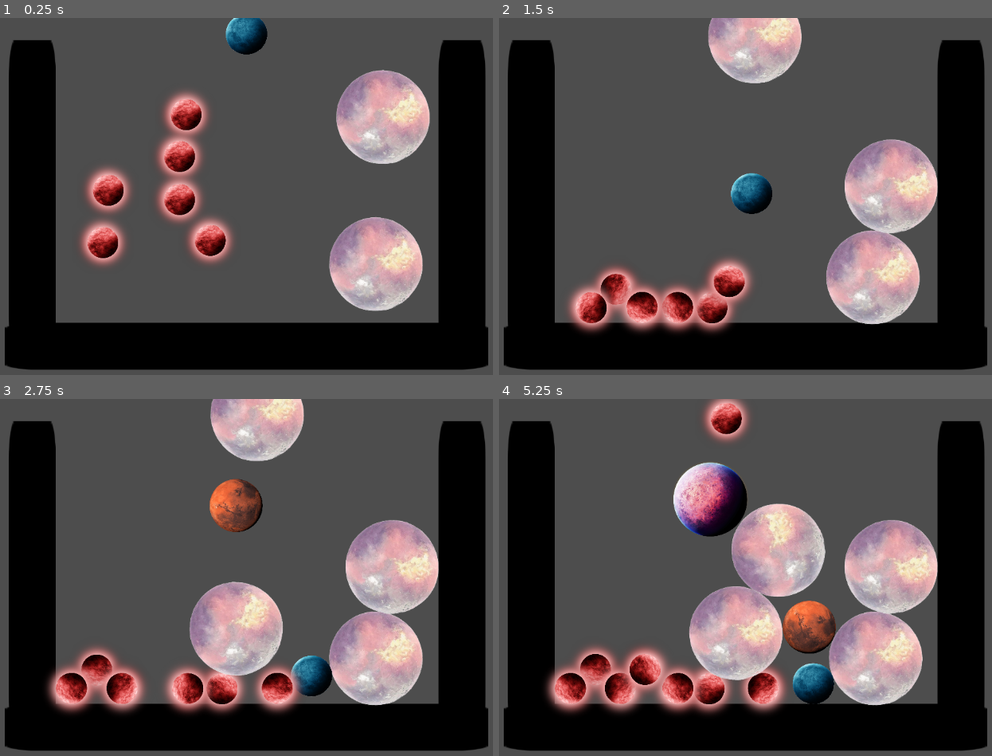
Above: before the commit, frames 1-4 (two rows, left to right).
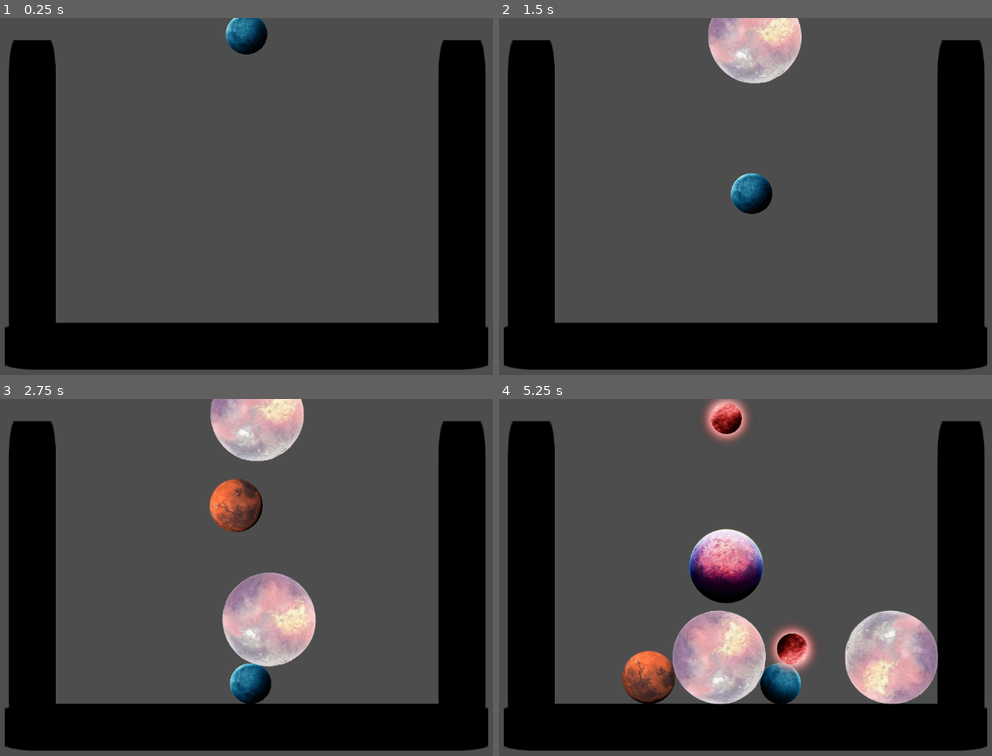
Above: after the commit, the same moments.

Repository: 6thAce/marbel-merger
Game: Godot game, scene res://main.tscn
The game is run twice, just before and just after one commit, with the same random seed, the same clock (stepped at 60 frames per second) and the same inputs. The engine's default icon, where the game draws it, is replaced by a stand-in: a white triangle on a blue panel in a dark square.
Inputs (mouse positions are in pixels of both pictures, inside the frame that each line leads up to):
- Up to frame 1 (0.25 s): no input
- Up to frame 2 (1.5 s): move the mouse to (883, 178) at 0.52 s; hold Right (ui_right) 0.53-1.28 s; tap Space (space) at 0.6, 1.35 s; click (883, 178) at 0.67 s; move the mouse to (617, 214) at 1.27 s; hold Left (ui_left) from 1.28 s (still down)
- Up to frame 3 (2.75 s): move the mouse to (310, 498) at 2.02 s; release Left (ui_left) at 2.03 s; hold Right (ui_right) from 2.03 s (still down); tap Space (space) at 2.1 s
- Up to frame 4 (5.25 s): move the mouse to (710, 648) at 2.77 s; tap Space (space) every 0.75 s from 2.85 to 5.1 s; click (710, 648) at 2.92 s; move the mouse to (937, 631) at 3.52 s; release Right (ui_right) at 3.53 s; hold Left (ui_left) from 3.53 s (still down); move the mouse to (553, 523) at 4.27 s; move the mouse to (775, 577) at 5.02 s; click (775, 577) at 5.17 s

The runs differ from the first frame. In frame 1, 14% of the frame differs, in the area x 16-88%, y 14-83%; in frame 2, 13%; in frame 3, 19%; in frame 4, 28%, in the area x 9-90%, y 17-89%.

Commit message:
Update main.tscn

Diff:
--- a/main.tscn
+++ b/main.tscn
@@ -1,10 +1,7 @@
-[gd_scene load_steps=6 format=3 uid="uid://cc6lrqdv51sht"]
+[gd_scene load_steps=3 format=3 uid="uid://cc6lrqdv51sht"]
 
 [ext_resource type="Script" uid="uid://bill4kdpkvshf" path="res://Main.gd" id="1_uu6xs"]
 [ext_resource type="PackedScene" uid="uid://bmi4l8isf2vaf" path="res://backgroung.tscn" id="2_r0du0"]
-[ext_resource type="PackedScene" uid="uid://b6gpitykrcbhg" path="res://ball5.tscn" id="3_r0du0"]
-[ext_resource type="PackedScene" uid="uid://dn0bkncduyfsg" path="res://ball0.tscn" id="4_cm0pq"]
-[ext_resource type="PackedScene" uid="uid://dem7sn5vpcpx0" path="res://ball1.tscn" id="5_fos0i"]
 
 [node name="Main" type="Node2D"]
 position = Vector2(-32, -28)
@@ -25,27 +22,3 @@
 [node name="Camera2D" type="Camera2D" parent="."]
 position = Vector2(602, 319)
 zoom = Vector2(0.75, 0.75)
-
-[node name="ball5" parent="." instance=ExtResource("3_r0du0")]
-position = Vector2(914, 455)
-
-[node name="ball6" parent="." instance=ExtResource("3_r0du0")]
-position = Vector2(931, 100)
-
-[node name="ball0" parent="." instance=ExtResource("4_cm0pq")]
-position = Vector2(442, 300)
-
-[node name="ball1" parent="." instance=ExtResource("4_cm0pq")]
-position = Vector2(442, 196)
-
-[node name="ball2" parent="." instance=ExtResource("4_cm0pq")]
-position = Vector2(257, 404)
-
-[node name="ball3" parent="." instance=ExtResource("5_fos0i")]
-position = Vector2(270, 274)
-
-[node name="ball4" parent="." instance=ExtResource("4_cm0pq")]
-position = Vector2(458, 95)
-
-[node name="ball7" parent="." instance=ExtResource("5_fos0i")]
-position = Vector2(516, 395)
